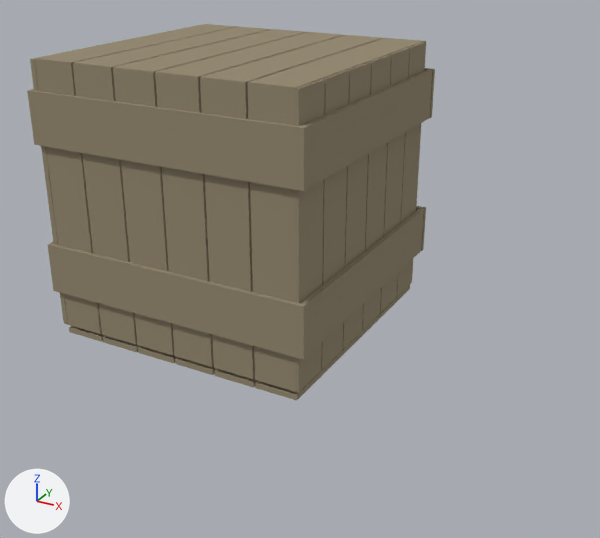
The Blender file Blenderkram/Modelle/Testbereit/Crates/StorageCrate_03.blend, before and after one commit.
Camera for both pictures: a 50 mm lens placed at (3.28, -5.22, 3.05), pointed at (0.48, -0.14, 0.51). Lighting does not change. The marker at lower left points along +X, +Y and +Z.
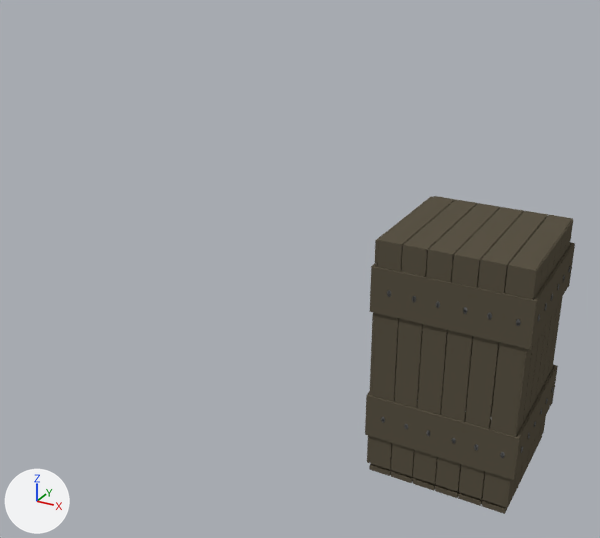
Pixel boxes [x1, y1, x2, y2] of what changed, in the pictures (600 x 538 px):
```json
{"object": "Plane.003", "change": "recoloured, moved, rescaled", "before": [27, 24, 435, 400], "after": [365, 196, 575, 514], "on screen": "48% narrower, 15% shorter"}
```

The change, as JSON lines over the scene's bpy script:
```json
{"op": "set", "path": "mat_material_001.base_color", "old": "(0.311, 0.262, 0.178)", "new": "(0.107, 0.0907, 0.0629)", "note": "brown #978c75 -> brown #5c5547"}
{"op": "set", "path": "ob_plane_003.location", "old": "(1.974, -0.843, 0.0)", "new": "(2.849, -0.679, -0.579)"}
{"op": "set", "path": "ob_plane_003.scale", "old": "(0.109, 1.02, 1.02)", "new": "(0.0519, 0.486, 0.841)"}
```
